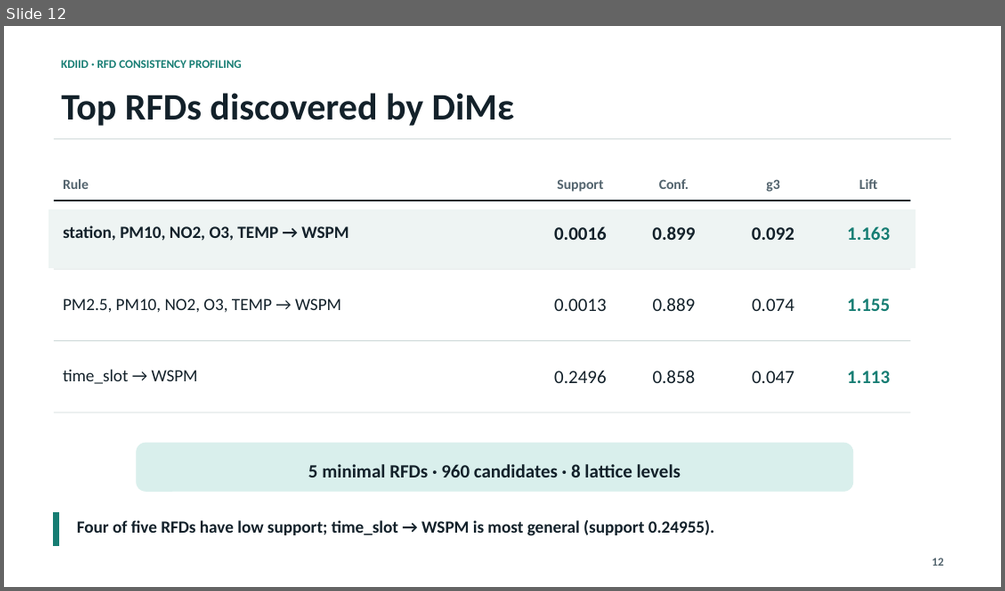
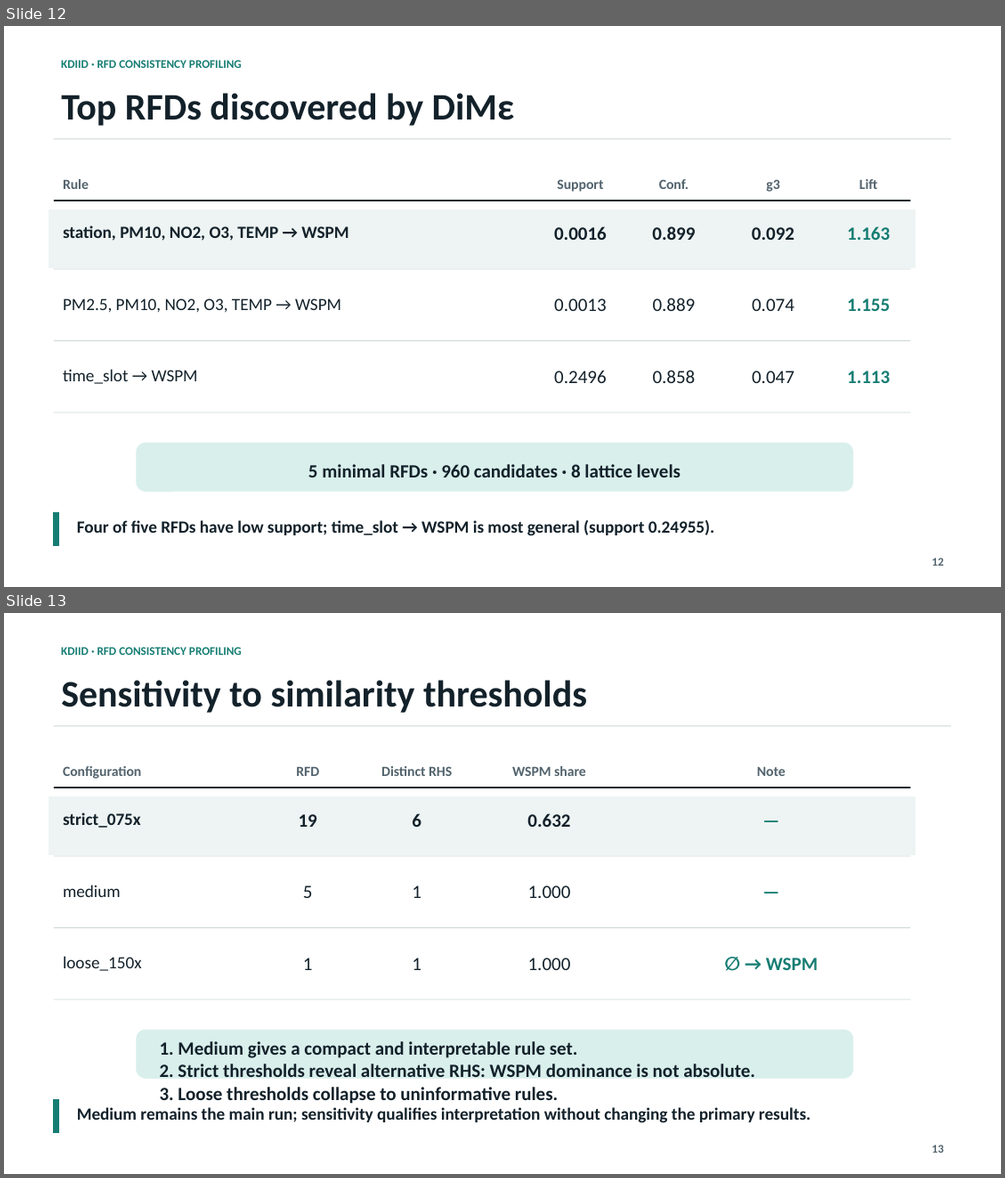
Before and after one commit to matthew-2000/rfd-urban-digital-twin, a slide deck: presentation/kdiid_rfd_presentation.pptx. Shown one above the other, each under a label of ours: slide 12 before the commit, slides 12 and 13 after it. The pictures are 1005x591 and 1005x1178 pixels, drawn with LibreOffice and Linux fonts; fonts in the diff are those of the drawing. Boxes give left, top, right and bottom in pixels: in the first picture for what was removed or moved away, otherwise in the second. Text is boxed around its words. In the diff, an @@ line names an element or a change of style, - is before the commit and + after.

Commit message:
Integrate threshold sensitivity into report and docs

```diff
--- a/presentation/kdiid_rfd_presentation.pptx
+++ b/presentation/kdiid_rfd_presentation.pptx
@@ slide 13 added at <box>4,613,1001,1174</box>, background #FFFFFF @@
@@ text added at <box>61,647,242,655</box>, 11.2 pt, text #167D73, bold @@
+KDIID · RFD CONSISTENCY PROFILING
@@ text added at <box>61,680,587,713</box>, 36 pt, text #13212A, bold @@
+Sensitivity to similarity thresholds
@@ line added from (54, 726) to (952, 726), #CBD7D6 0.75 pt @@
@@ text added at <box>63,766,141,779</box>, 13.5 pt, text #52636D, bold @@
+Configuration
@@ text added at <box>296,767,319,776</box>, 13.5 pt, text #52636D, bold @@
+RFD
@@ text added at <box>381,766,452,776</box>, 13.5 pt, text #52636D, bold @@
+Distinct RHS
@@ text added at <box>512,766,586,776</box>, 13.5 pt, text #52636D, bold @@
+WSPM share
@@ text added at <box>757,767,785,776</box>, 13.5 pt, text #52636D, bold @@
+Note
@@ rectangle added at <box>48,797,914,854</box>, fill #EEF4F3, outline #EEF4F3 0 pt @@
@@ line added from (54, 787) to (910, 787), #13212A 1.5 pt @@
@@ text added at <box>63,812,141,827</box>, 16.5 pt, text #13212A, bold @@
+strict_075x
@@ text added at <box>299,814,317,827</box>, 18 pt, text #13212A, bold @@
+19
@@ text added at <box>412,813,421,827</box>, 18 pt, text #13212A, bold @@
+6
@@ text added at <box>527,813,570,827</box>, 18 pt, text #13212A, bold @@
+0.632
@@ text added at <box>635,804,908,844</box>, 18 pt, text #167D73, bold @@
+—
@@ line added from (54, 856) to (910, 856), #CBD7D6 0.75 pt @@
@@ text added at <box>635,876,908,915</box>, 18 pt, text #167D73, bold @@
+—
@@ text added at <box>63,884,121,897</box>, 16.5 pt, text #13212A @@
+medium
@@ text added at <box>303,885,313,898</box>, 18 pt, text #13212A @@
+5
@@ text added at <box>412,885,421,898</box>, 18 pt, text #13212A @@
+1
@@ text added at <box>528,885,571,898</box>, 18 pt, text #13212A @@
+1.000
@@ line added from (54, 928) to (910, 928), #CBD7D6 0.75 pt @@
@@ text added at <box>63,956,142,971</box>, 16.5 pt, text #13212A @@
+loose_150x
@@ text added at <box>303,957,313,970</box>, 18 pt, text #13212A @@
+1
@@ text added at <box>412,957,421,970</box>, 18 pt, text #13212A @@
+1
@@ text added at <box>528,957,571,970</box>, 18 pt, text #13212A @@
+1.000
@@ text added at <box>766,957,817,970</box>, 18 pt, text #167D73, bold @@
+∅ → WSPM
@@ line added from (54, 999) to (910, 999), #CBD7D6 0.75 pt @@
@@ rounded rectangle added at <box>137,1030,853,1078</box>, fill #D9EFEC, outline #D9EFEC 0.75 pt @@
@@ text added at <box>160,1041,755,1103</box>, 18 pt, text #13212A, bold @@
+1. Medium gives a compact and interpretable rule set.
+2. Strict thresholds reveal alternative RHS: WSPM dominance is not absolute.
+3. Loose thresholds collapse to uninformative rules.
@@ rectangle added at <box>54,1100,58,1133</box>, fill #167D73, outline #167D73 0 pt @@
@@ text added at <box>77,1107,810,1123</box>, 16.5 pt, text #13212A, bold @@
+Medium remains the main run; sensitivity qualifies interpretation without changing the primary results.
@@ text added at <box>931,1144,943,1152</box>, 11.2 pt, text #52636D, bold @@
+13
```
Also in this commit, not shown: 7 slides changed, 7 other files.
